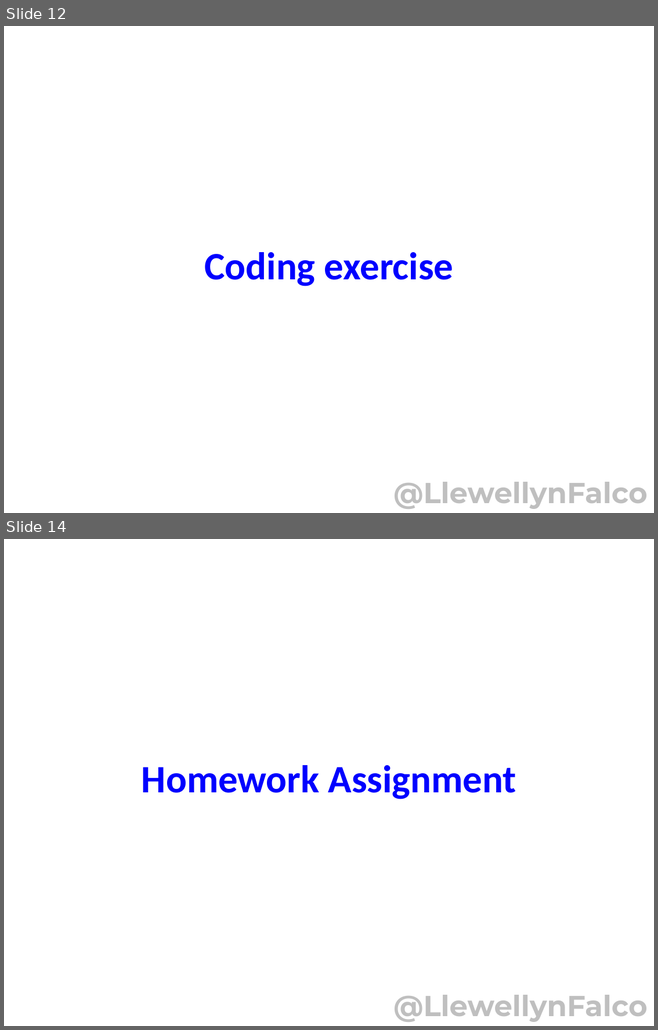
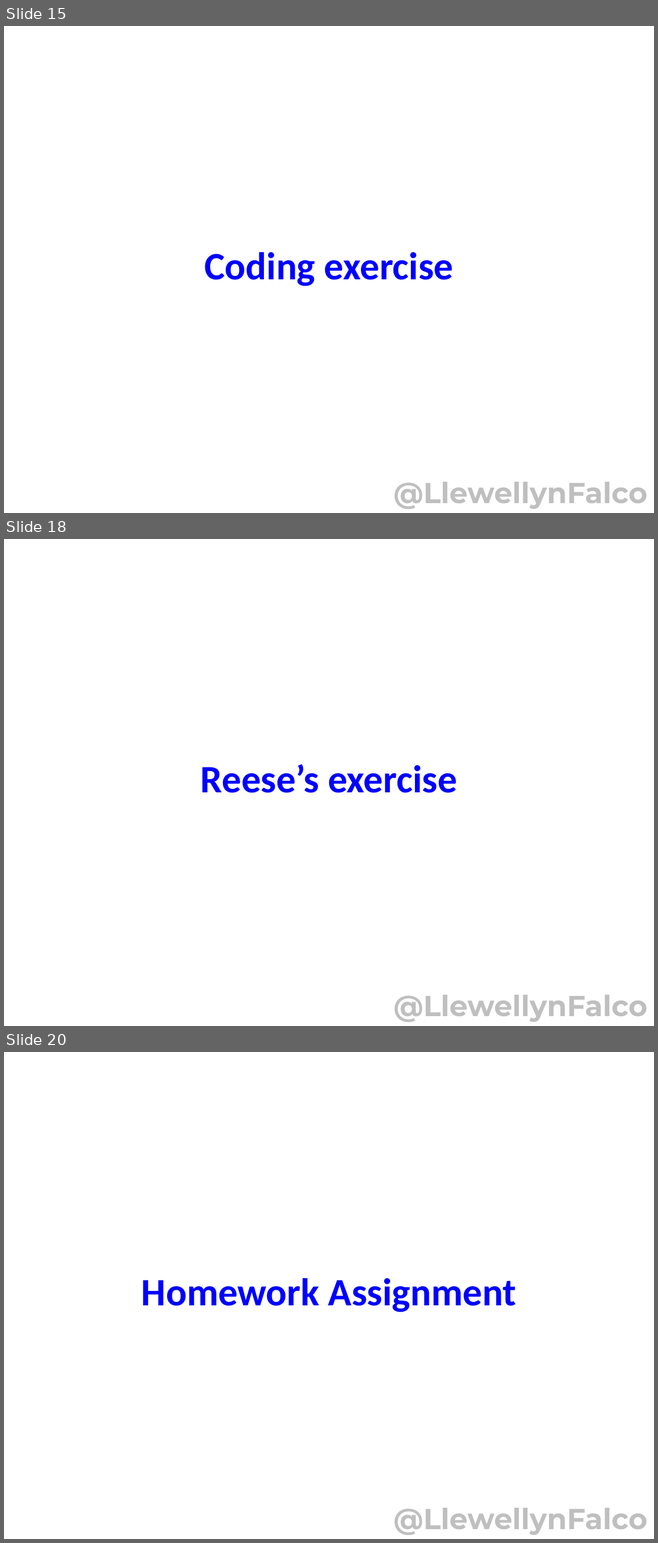
Before and after one commit to isidore/StrongStylePairingTalk, a slide deck: StrongStylePairing.pptx. Shown one above the other, each under a label of ours: slides 12 and 14 before the commit, slides 15, 18 and 20 after it; the slides between them are not shown. The pictures are 658x1030 and 658x1543 pixels, drawn with LibreOffice and Linux fonts; fonts in the diff are those of the drawing. Boxes give left, top, right and bottom in pixels: in the first picture for what was removed or moved away, otherwise in the second. Text is boxed around its words. In the diff, an @@ line names an element or a change of style, - is before the commit and + after.

```diff
--- a/StrongStylePairing.pptx
+++ b/StrongStylePairing.pptx
@@ slide 18 added at <box>4,539,654,1026</box>, background #FFFFFF @@
@@ title added at <box>201,764,457,793</box>, 43 pt, text #0000FF, bold @@
+Reese’s exercise
@@ text added at <box>393,995,647,1022</box>, 32 pt, text #BFBFBF, bold @@
+@LlewellynFalco
@@ what was slide 12 is now slide 15 @@
@@ what was slide 14 is now slide 20 @@
```
Also in this commit, not shown: 3 slides changed, 6 other slides added.
